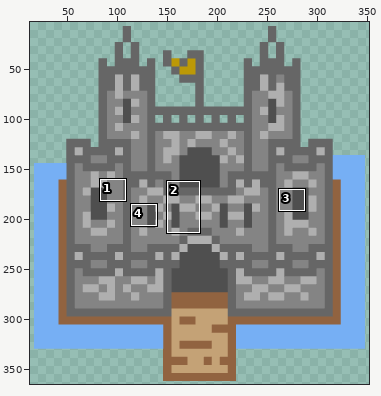
Sprite sheet, stored at src/main/resources/static/sprites/castle.png. Above: a wide view before the commit, with the close-up outlined.
Close-up. First the earlier version:
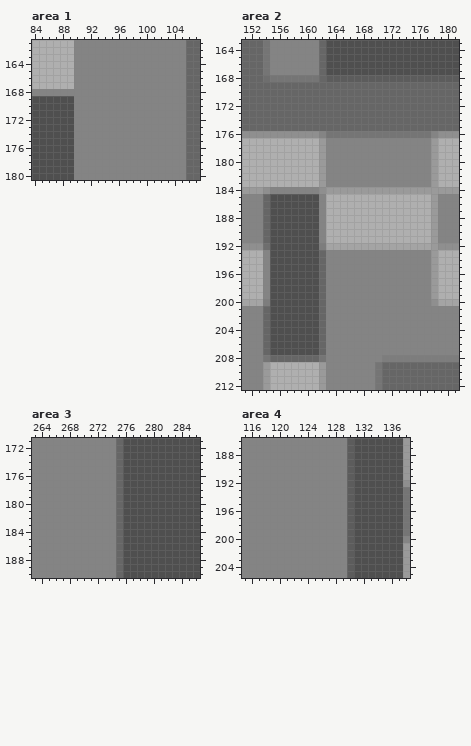
The file is 365x365 pixels. Colours within 5 levels of each other are drawn and written as one. Shown: area 1: x 84..107, y 161..180; area 2: x 151..181, y 163..212; area 3: x 263..286, y 171..190; area 4: x 115..138, y 186..205. The wide view leaves out empty margins. The commit also changed other parts of the picture, which this record leaves out.
Once edited:
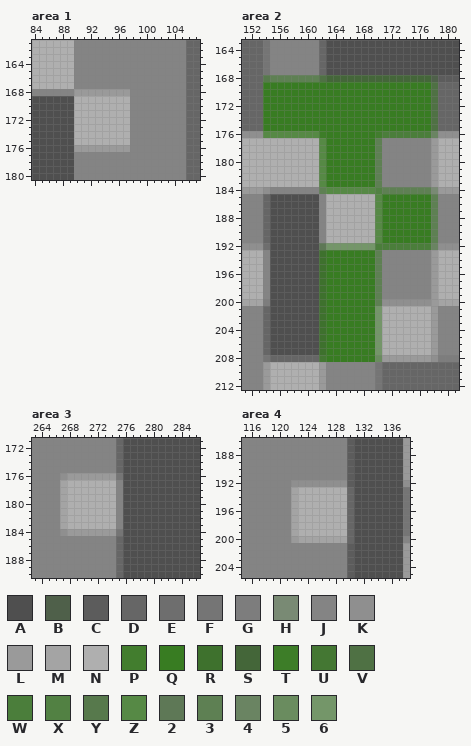
Palette (. is transparent): A #4f4f4f  B #4f604a  C #5c5c5c  D #666666  E #6e6e6e  F #757575  G #7d7d7d  H #798a74  J #848484  K #8f8f8f  L #9a9a9a  M #a4a4a4  N #afafaf  P #427d2e  Q #387c22  R #3e712d  S #446639  T #3d7d28  U #447733  V #4f7144  W #4b7e3b  X #528143  Y #57794c  Z #568945  2 #5e7856  3 #5e8053  4 #6a8462  5 #6a8c5f  6 #749669
The exact change:
Changed rows in their new state; - is an unchanged pixel.
Area 1:
first column x 90:
168 LLLLLLLL
169 NNNNNNNN
170 NNNNNNNN
171 NNNNNNNN
172 NNNNNNNN
173 NNNNNNNN
174 NNNNNNNN
175 NNNNNNNN
176 LLLLLLLL
Area 2:
first column x 154:
168 Y3333333VSSSSSSSSSSSSSSSB
169 QQQQQQQQQQQQQQQQQQQQQQQQV
170 QQQQQQQQQQQQQQQQQQQQQQQQV
171 QQQQQQQQQQQQQQQQQQQQQQQQV
172 QQQQQQQQQQQQQQQQQQQQQQQQV
173 QQQQQQQQQQQQQQQQQQQQQQQQV
174 QQQQQQQQQQQQQQQQQQQQQQQQV
175 QQQQQQQQQQQQQQQQQQQQQQQQV
176 ZZZZZZZZTQQQQQQQPWWWWWWW4
177 --------ZQQQQQQQ3--------
178 --------ZQQQQQQQ3--------
179 --------ZQQQQQQQ3--------
180 --------ZQQQQQQQ3--------
181 --------ZQQQQQQQ3--------
182 --------ZQQQQQQQ3--------
183 --------ZQQQQQQQ3--------
184 --------3ZZZZZZZX3333333H
185 ----------------ZQQQQQQQ3
186 ----------------ZQQQQQQQ3
187 ----------------ZQQQQQQQ3
188 ----------------ZQQQQQQQ3
189 ----------------ZQQQQQQQ3
190 ----------------ZQQQQQQQ3
191 ----------------ZQQQQQQQ3
192 --------26666666WWWWWWWW4
193 --------RQQQQQQQ3--------
194 --------RQQQQQQQ3--------
195 --------RQQQQQQQ3--------
196 --------RQQQQQQQ3--------
197 --------RQQQQQQQ3--------
198 --------RQQQQQQQ3--------
199 --------RQQQQQQQ3--------
200 --------RQQQQQQQ3KKKKKKKL
201 --------RQQQQQQQ6NNNNNNNL
202 --------RQQQQQQQ6NNNNNNNL
203 --------RQQQQQQQ6NNNNNNNL
204 --------RQQQQQQQ6NNNNNNNL
205 --------RQQQQQQQ6NNNNNNNL
206 --------RQQQQQQQ6NNNNNNNL
207 --------RQQQQQQQ6NNNNNNNL
208 --------UQQQQQQQ5LLLLLLLK
Area 3:
first column x 267:
176 KLLLLLLLF
177 MNNNNNNNJ
178 MNNNNNNNJ
179 MNNNNNNNJ
180 MNNNNNNNJ
181 MNNNNNNNJ
182 MNNNNNNNJ
183 MNNNNNNNJ
184 KLLLLLLLF
Area 4:
first column x 122:
192 KKKKKKKK-
193 MNNNNNNND
194 MNNNNNNND
195 MNNNNNNND
196 MNNNNNNND
197 MNNNNNNND
198 MNNNNNNND
199 MNNNNNNND
200 LMMMMMMMD
